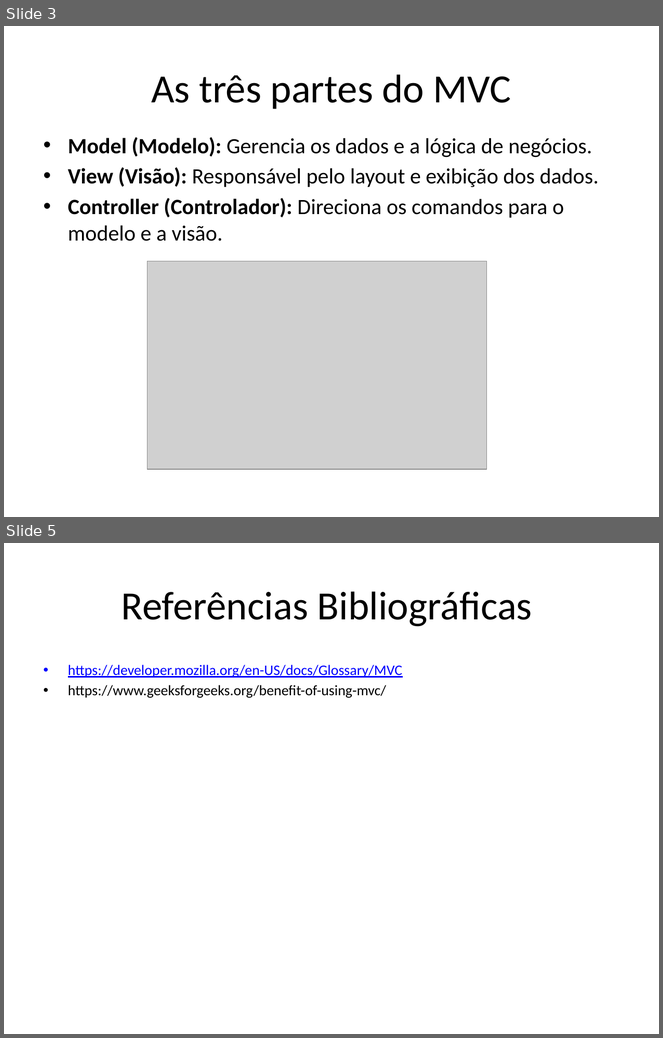
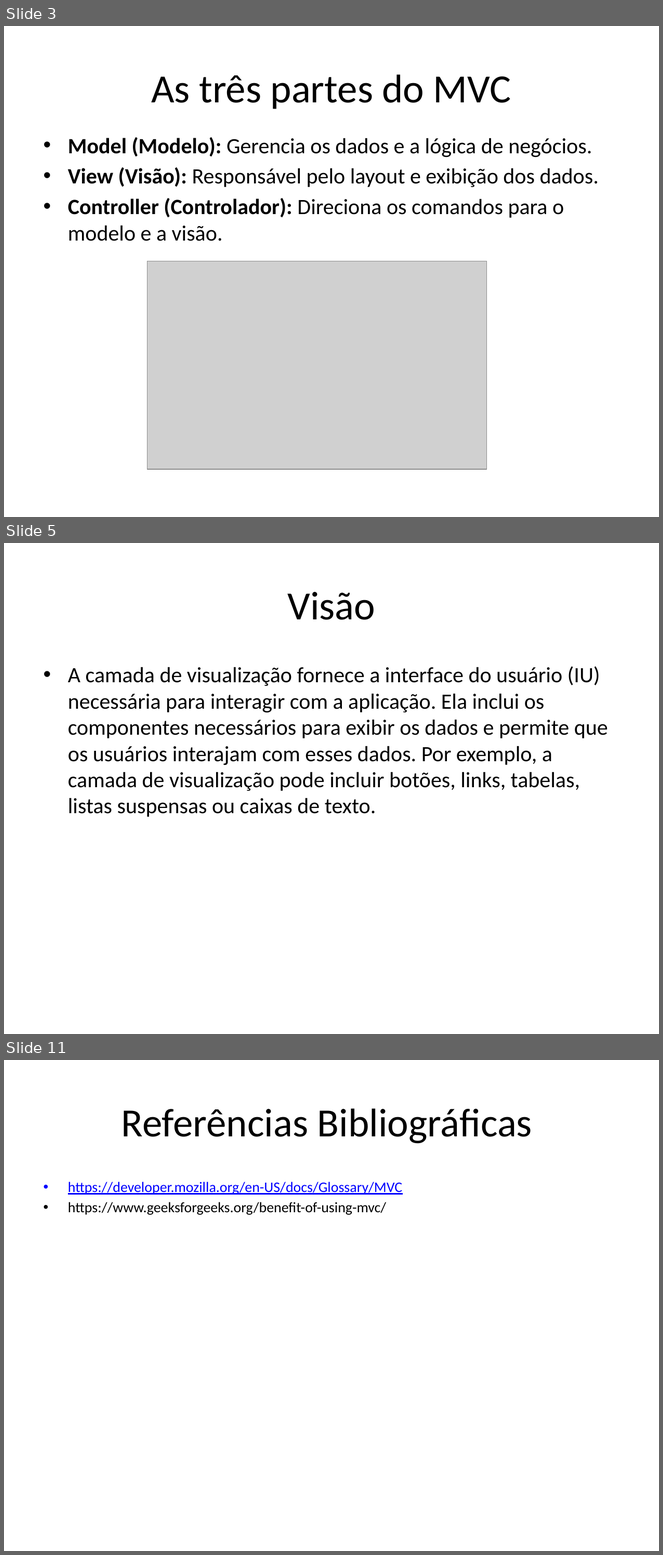
Before and after one commit to muriloHx/trabalho-mvc, a slide deck: slides/mvc.pptx. Shown one above the other, each under a label of ours: slides 3 and 5 before the commit, slides 3, 5 and 11 after it; the slides between them are not shown. The pictures are 663x1038 and 663x1555 pixels, drawn with LibreOffice and Linux fonts; fonts in the diff are those of the drawing; grey boxes stand for pictures. Boxes give left, top, right and bottom in pixels: in the first picture for what was removed or moved away, otherwise in the second. Text is boxed around its words. In the diff, an @@ line names an element or a change of style, - is before the commit and + after.

```diff
--- a/slides/mvc.pptx
+++ b/slides/mvc.pptx
@@ slide 5 added at (x1=4, y1=543, x2=659, y2=1034), background #FFFFFF @@
@@ title added at (x1=287, y1=592, x2=375, y2=620), 44 pt, text #000000 @@
+Visão
@@ text added at (x1=68, y1=666, x2=608, y2=817), 24 pt, text #000000 @@
+• A camada de visualização fornece a interface do usuário (IU) necessária para interagir com a aplicação. Ela inclui os componentes necessários para exibir os dados e permite que os usuários interajam com esses dados. Por exemplo, a camada de visualização pode incluir botões, links, tabelas, listas suspensas ou caixas de texto.
@@ what was slide 5 is now slide 11 @@
```
Also in this commit, not shown: 6 other slides added, 1 slide removed.
